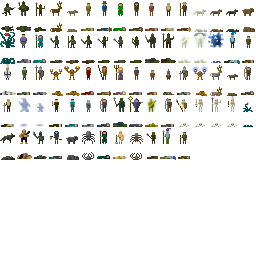
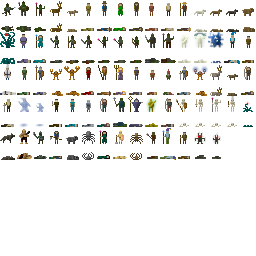
Layers edited between the first and the second (256, 256) image:
painted on "Background" over [194, 131, 221, 159]
